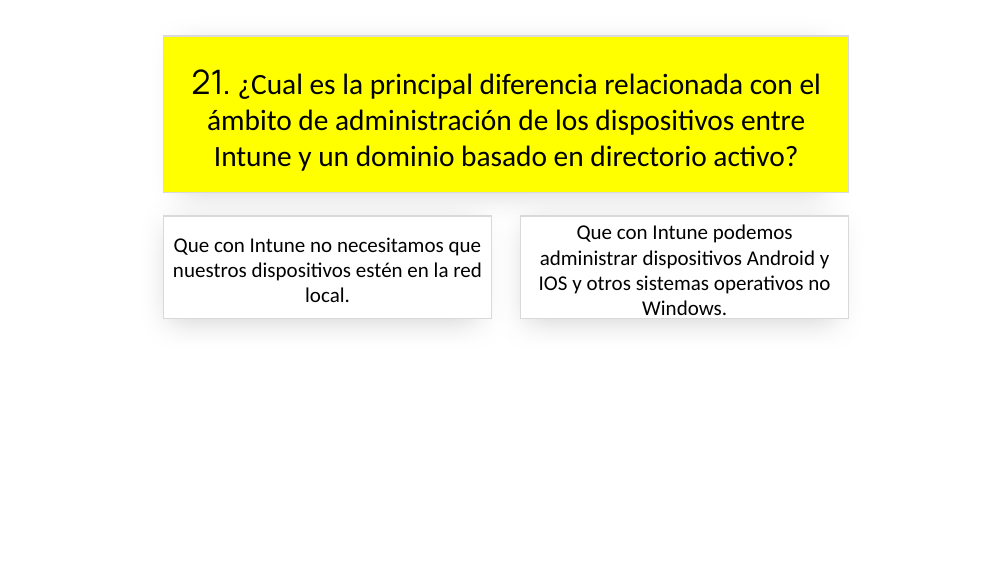
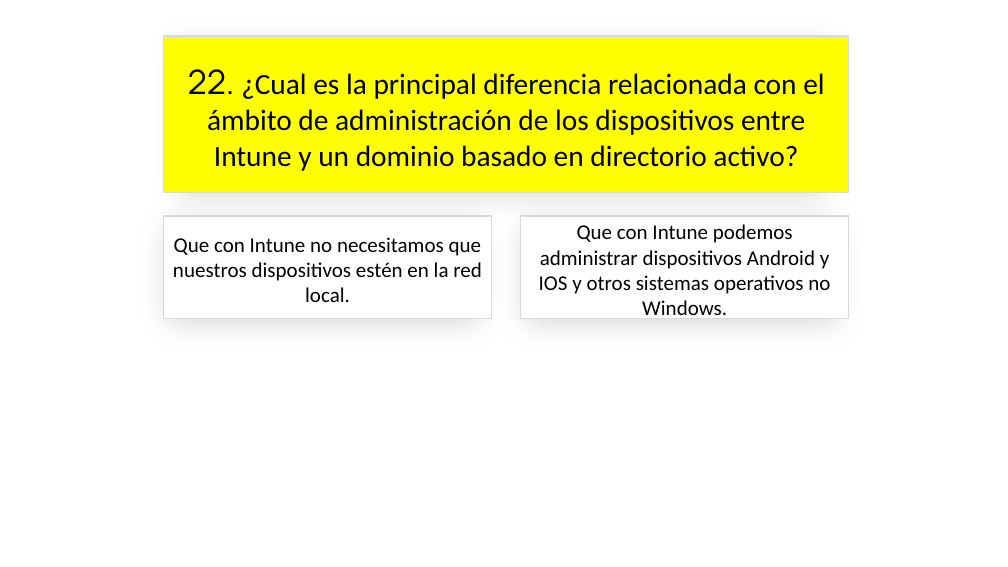
Before and after one commit to jsuarezruiz/SevillaDotNetConf2023, a slide deck: slide 47 of sevilladotnetconf-close.pptx (slide 43 before the commit). Drawn at 1008x567 pixels with LibreOffice and Linux fonts; fonts in the diff are those of the drawing. Boxes give left, top, right and bottom in pixels: in the first picture for what was removed or moved away, otherwise in the second. Text is boxed around its words. In the diff, an @@ line names an element or a change of style, - is before the commit and + after.

Commit message:
Updated slides

```diff
--- a/sevilladotnetconf-close.pptx
+++ b/sevilladotnetconf-close.pptx
@@ text in rectangle at (188, 69, 824, 171): text changed @@
-21. ¿Cual es la principal diferencia relacionada con el ámbito de administración de los dispositivos entre Intune y un dominio basado en directorio activo?
+22. ¿Cual es la principal diferencia relacionada con el ámbito de administración de los dispositivos entre Intune y un dominio basado en directorio activo?
```
Also in this commit, not shown: 18 other slides changed, 8 slides added, 1 other file.
